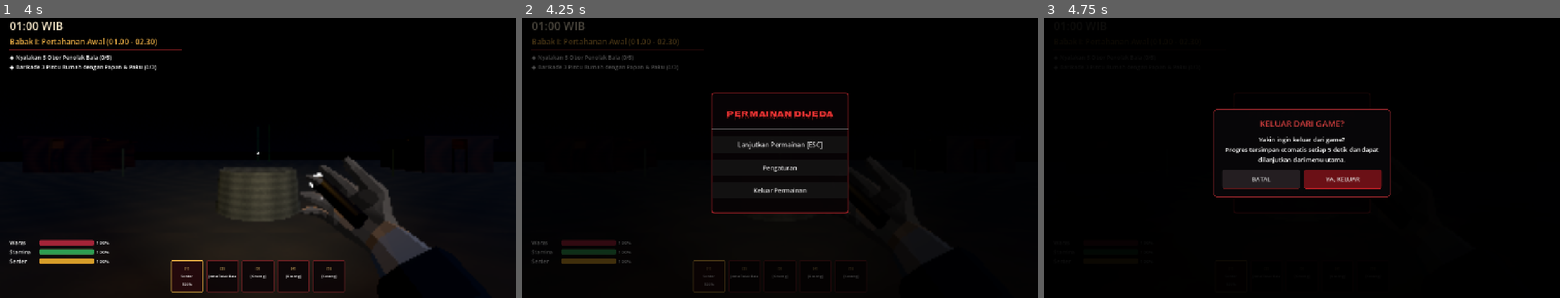
Above: before the commit, frames 1-3 (left to right).
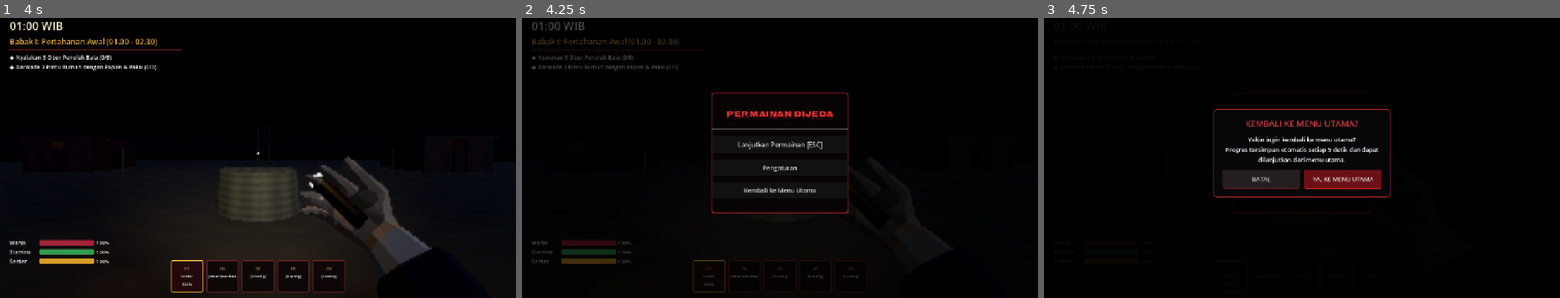
Above: after the commit, the same moments.

Repository: Reyofficial77/lampor
Game: Godot game, scene res://scenes/world/VillageMap.tscn
The game is run twice, just before and just after one commit, with the same random seed, the same clock (stepped at 60 frames per second) and the same inputs. This scene is started directly instead of the project's main scene. Sound files missing from this copy of the repository are replaced by a short silence.
Inputs (mouse positions are in pixels of both pictures, inside the frame that each line leads up to):
- Up to frame 1 (4 s): tap Enter (ui_accept) every 0.75 s from 0.5 to 3.5 s; move the mouse to (283, 152) at 0.52 s; hold G (drop_item) 0.53-1.28 s; hold W (move_forward) from 0.53 s (still down); click (283, 152) at 0.67 s; tap Space (jump) at 0.77, 1.52, 3.02, 3.77 s; move the mouse to (232, 155) at 1.27 s; tap F (flashlight) at 1.35 s; click (232, 155) at 1.42 s; move the mouse to (268, 146) at 2.02 s; hold E (interact) 2.03-2.78 s; click (268, 146) at 2.17 s; move the mouse to (252, 158) at 2.77 s; tap 1 (slot_1) at 2.85 s; click (252, 158) at 2.92 s; move the mouse to (294, 158) at 3.52 s; hold 2 (slot_2) from 3.53 s (still down); click (294, 158) at 3.67 s
- Up to frame 2 (4.25 s): keep holding W (move_forward); keep holding 2 (slot_2); tap Escape (pause) at 4.15 s
- Up to frame 3 (4.75 s): release W (move_forward) at 4.25 s; release 2 (slot_2) at 4.25 s; click "Keluar Permainan" (after the commit: "Kembali ke Menu Utama") at 4.25 s

Frame 1 is identical in both runs. In frame 2, 0.2% of the frame differs, in the area x 43-57%, y 60-63%; in frame 3, 0.7%, in the area x 39-64%, y 36-59%.

Commit message:
Version 1.2.5

Diff:
--- a/project.godot
+++ b/project.godot
@@ -16,7 +16,7 @@
 
 config/name="LAMPOR: Malam Jahanam"
 config/description="Indonesian Folklore Horror Survival Game built with Godot Engine 4"
-config/version="1.2.4"
+config/version="1.2.5"
 run/main_scene="res://scenes/ui/MainMenu.tscn"
 config/features=PackedStringArray("4.7", "Forward Plus")
 config/icon="res://assets/icons/lampor_android_192x192.png"
--- a/scenes/ui/HUD.tscn
+++ b/scenes/ui/HUD.tscn
@@ -649,4 +649,4 @@
 custom_minimum_size = Vector2(0, 40)
 layout_mode = 2
 theme_override_font_sizes/font_size = 15
-text = "Keluar Permainan"
+text = "Kembali ke Menu Utama"
--- a/scripts/autoload/UpdateManager.gd
+++ b/scripts/autoload/UpdateManager.gd
@@ -10,7 +10,7 @@
 const REPO_NAME: String = "lampor"
 const BRANCH: String = "main"
 const FULL_TREE_SYNC_VERSION: int = 1
-const BUILD_COMMIT: String = "ae503c1cbcf5cf7651fb87f215b21e9e5fc7171f"
+const BUILD_COMMIT: String = "d4431b9d4d2e4babb75fe61ac1564ef76af34c11"
 const API_URL: String = "https://api.github.com/repos/Reyofficial77/lampor/commits/main"
 const ATOM_URL: String = "https://github.com/Reyofficial77/lampor/commits/main.atom"
 const ARCHIVE_URL: String = "https://codeload.github.com/Reyofficial77/lampor/zip/"
@@ -26,7 +26,17 @@
 const AUTO_CHECK_INTERVAL_SEC: float = 300.0
 const REQUIRED_UPDATE_FILES: PackedStringArray = ["project.godot", "scripts/autoload/UpdateManager.gd", "FIX_NOTES.md"]
 
-const BUNDLED_FIX_NOTES: String = """# LAMPOR v1.2.4
+const BUNDLED_FIX_NOTES: String = """# LAMPOR v1.2.5
+
+## v1.2.5
+
+- **Perbaikan Tombol Keluar Menu Jeda (`Esc`) ke Main Menu**:
+  - Menghubungkan opsi keluar pada menu jeda (`PauseMenu`) ke `_on_main_menu_pressed()` sehingga pemain kembali ke Menu Utama dengan menyimpan progres aktif terlebih dahulu, alih-alih langsung menutup aplikasi game.
+  - Menekan `Esc` saat panel Pengaturan Jeda terbuka kini mengembalikan ke Menu Jeda terlebih dahulu.
+- **Perbaikan Scroll & Pengaturan Menu Utama**:
+  - Menambahkan dukungan scroll langsung (roda mouse, sentuh/swipe, dan klik-geser di area konten) pada menu **Pengaturan**, **Toko Item**, **Catatan Pembaruan**, dan **Pengaturan Jeda** tanpa harus menahan scrollbar.
+  - Memuat catatan pembaruan versi sebelumnya secara bertahap saat digulir agar pembukaan **Catatan Pembaruan** bebas freeze, merapikan jarak baris serta kode inline, dan memperbarui judul modal **Hak Cipta** menjadi `LAMPOR`.
+  - Menampilkan persentase pada slider **Volume** dan memastikan default kualitas grafik berada pada `Otomatis (Perangkat)`.
 
 ## v1.2.4
 
--- a/scripts/systems/HUD.gd
+++ b/scripts/systems/HUD.gd
@@ -59,6 +59,12 @@
 var pause_settings_panel: PanelContainer
 var pause_settings_container: CenterContainer
 var pause_settings_scroll: ScrollContainer
+var pause_graphics_option: OptionButton
+var _pause_drag_scrolling: bool = false
+var _pause_drag_start_y: float = 0.0
+var _pause_drag_last_y: float = 0.0
+var _pause_drag_moved: bool = false
+var _pause_drag_button: BaseButton = null
 var objective_texts: Dictionary = {}
 var mission_panel: PanelContainer
 var mission_title: Label
@@ -132,6 +138,7 @@
 
 	# Setup Pause buttons
 	resume_button.pressed.connect(toggle_pause)
+	exit_button.text = "Kembali ke Menu Utama"
 	exit_button.pressed.connect(_show_exit_confirm)
 	settings_button.text = "Pengaturan"
 	settings_button.pressed.connect(_open_pause_settings)
@@ -325,6 +332,10 @@
 				Input.mouse_mode = Input.MOUSE_MODE_VISIBLE
 			else:
 				Input.mouse_mode = Input.MOUSE_MODE_VISIBLE if _is_touch_device() else Input.MOUSE_MODE_CAPTURED
+		elif pause_settings_container and pause_settings_container.visible:
+			_pause_settings_container_hide()
+			pause_menu.get_node("Center").visible = true
+			Input.mouse_mode = Input.MOUSE_MODE_VISIBLE
 		elif barricade_dialog.visible:
 			_close_barricade_dialog()
 		elif inventory_overlay and inventory_overlay.visible:
@@ -416,6 +427,7 @@
 	_add_pause_slider(box, "Sensitivitas Kamera", SettingsManager.camera_sensitivity * 100.0, 25.0, 200.0, func(v: float) -> void: SettingsManager.set_camera_sensitivity(v / 100.0))
 	_add_pause_slider(box, "Kecerahan", SettingsManager.brightness * 100.0, 50.0, 150.0, func(v: float) -> void: SettingsManager.set_brightness(v / 100.0))
 	var quality := OptionButton.new()
+	pause_graphics_option = quality
 	quality.add_item("Grafik: Otomatis (Perangkat)")
 	quality.add_item("Grafik: Low")
 	quality.add_item("Grafik: Medium")
@@ -520,8 +532,11 @@
 		_finish_mobile_editor()
 	if desktop_hint_panel:
 		desktop_hint_panel.visible = false
+	if exit_confirm_overlay:
+		exit_confirm_overlay.visible = false
 	barricade_dialog.visible = false
 	get_tree().paused = false
+	Input.mouse_mode = Input.MOUSE_MODE_VISIBLE
 	GameManager.current_state = GameManager.GameState.MENU
 	get_tree().change_scene_to_file("res://scenes/ui/MainMenu.tscn")
 
@@ -723,13 +738,13 @@
 	box.add_theme_constant_override("separation", 14)
 	exit_panel.add_child(box)
 	var title := Label.new()
-	title.text = "KELUAR DARI GAME?"
+	title.text = "KEMBALI KE MENU UTAMA?"
 	title.horizontal_alignment = HORIZONTAL_ALIGNMENT_CENTER
 	title.add_theme_font_size_override("font_size", 21)
 	title.add_theme_color_override("font_color", Color(0.85, 0.25, 0.25, 1.0))
 	box.add_child(title)
 	var message := Label.new()
-	message.text = "Yakin ingin keluar dari game?\nProgres tersimpan otomatis setiap 5 detik dan dapat dilanjutkan dari menu utama."
+	message.text = "Yakin ingin kembali ke menu utama?\nProgres tersimpan otomatis setiap 5 detik dan dapat dilanjutkan dari menu utama."
 	message.horizontal_alignment = HORIZONTAL_ALIGNMENT_CENTER
 	message.autowrap_mode = TextServer.AUTOWRAP_WORD_SMART
 	message.add_theme_font_size_override("font_size", 15)
@@ -746,11 +761,8 @@
 			Input.mouse_mode = Input.MOUSE_MODE_VISIBLE if _is_touch_device() else Input.MOUSE_MODE_CAPTURED
 	)
 	buttons.add_child(cancel)
-	var confirm := _make_exit_button("YA, KELUAR", true)
-	confirm.pressed.connect(func() -> void:
-		GameManager.save_active_run()
-		get_tree().quit()
-	)
+	var confirm := _make_exit_button("YA, KE MENU UTAMA", true)
+	confirm.pressed.connect(_on_main_menu_pressed)
 	buttons.add_child(confirm)
 
 func _show_exit_confirm() -> void:
@@ -1014,6 +1026,12 @@
 	if mobile_editor_active:
 		_handle_mobile_editor_input(event)
 		return
+	if pause_settings_container and pause_settings_container.visible and pause_settings_scroll:
+		if _handle_pause_settings_scroll_input(event):
+			return
+	_pause_drag_scrolling = false
+	_pause_drag_moved = false
+	_pause_drag_button = null
 	if not touch_controls_enabled or get_tree().paused or GameManager.current_state != GameManager.GameState.PLAYING:
 		return
 	if event is InputEventScreenTouch:
@@ -1044,6 +1062,54 @@
 			var player: PlayerController = GameManager.player_character as PlayerController
 			if player:
 				player.apply_touch_look(drag.relative)
+
+func _handle_pause_settings_scroll_input(event: InputEvent) -> bool:
+	if event is InputEventMouseButton:
+		var mb := event as InputEventMouseButton
+		if (mb.button_index == MOUSE_BUTTON_WHEEL_UP or mb.button_index == MOUSE_BUTTON_WHEEL_DOWN) and mb.pressed:
+			if pause_graphics_option and pause_graphics_option.get_popup().visible:
+				return false
+			if pause_settings_scroll.get_global_rect().has_point(mb.position):
+				var step: int = -48 if mb.button_index == MOUSE_BUTTON_WHEEL_UP else 48
+				pause_settings_scroll.scroll_vertical = maxi(0, pause_settings_scroll.scroll_vertical + step)
+				get_viewport().set_input_as_handled()
+				return true
+		elif mb.button_index == MOUSE_BUTTON_LEFT:
+			if mb.pressed and pause_settings_scroll.get_global_rect().has_point(mb.position):
+				var hovered: Control = get_viewport().gui_get_hovered_control()
+				if hovered is HSlider or hovered is VScrollBar or hovered is HScrollBar or hovered is LineEdit or hovered is TextEdit or hovered is OptionButton:
+					return false
+				_pause_drag_scrolling = true
+				_pause_drag_start_y = mb.position.y
+				_pause_drag_last_y = mb.position.y
+				_pause_drag_moved = false
+				_pause_drag_button = hovered as BaseButton
+				return false
+			elif not mb.pressed and _pause_drag_scrolling:
+				var was_dragged: bool = _pause_drag_moved
+				_pause_drag_scrolling = false
+				_pause_drag_moved = false
+				_pause_drag_button = null
+				if was_dragged:
+					get_viewport().set_input_as_handled()
+					return true
+	elif event is InputEventMouseMotion and _pause_drag_scrolling:
+		var mm := event as InputEventMouseMotion
+		if not _pause_drag_moved and absf(mm.position.y - _pause_drag_start_y) > 8.0:
+			_pause_drag_moved = true
+			if is_instance_valid(_pause_drag_button):
+				var was_disabled: bool = _pause_drag_button.disabled
+				_pause_drag_button.disabled = true
+				_pause_drag_button.disabled = was_disabled
+				_pause_drag_button = null
+		if _pause_drag_moved:
+			var delta_y: float = mm.position.y - _pause_drag_last_y
+			pause_settings_scroll.scroll_vertical = maxi(0, pause_settings_scroll.scroll_vertical - int(round(delta_y)))
+			get_viewport().set_input_as_handled()
+			_pause_drag_last_y = mm.position.y
+			return true
+		_pause_drag_last_y = mm.position.y
+	return false
 
 func _handle_mobile_editor_input(event: InputEvent) -> void:
 	if event is InputEventScreenTouch:
--- a/scripts/systems/MainMenu.gd
+++ b/scripts/systems/MainMenu.gd
@@ -1,7 +1,7 @@
 class_name MainMenu
 extends Control
 
-const GAME_VERSION: String = "v1.2.4"
+const GAME_VERSION: String = "v1.2.5"
 const HORROR_TITLE_FONT: Font = preload("res://assets/fonts/HorrorTitle.ttf")
 const ACCENT: Color = Color(0.76, 0.10, 0.12, 1.0)
 const ACCENT_GOLD: Color = Color(0.84, 0.68, 0.34, 1.0)
@@ -48,8 +48,11 @@
 var fix_notes_sections: Array[String] = []
 var fix_notes_loaded_sections: int = 0
 var fix_notes_rendered_markdown: String = ""
-var _fix_notes_dragging: bool = false
-var _fix_notes_drag_last_y: float = 0.0
+var _active_drag_scroll: ScrollContainer = null
+var _drag_start_y: float = 0.0
+var _drag_last_y: float = 0.0
+var _drag_moved: bool = false
+var _drag_pressed_button: BaseButton = null
 var _rx_table_sep: RegEx
 var _rx_numbered: RegEx
 var _rx_inline_code: RegEx
@@ -64,12 +67,14 @@
 var volume_slider: HSlider
 var fullscreen_button: Button
 var settings_scroll: ScrollContainer
+var shop_scroll: ScrollContainer
 var mouse_sensitivity_slider: HSlider
 var camera_sensitivity_slider: HSlider
 var brightness_slider: HSlider
 var mouse_sensitivity_value: Label
 var camera_sensitivity_value: Label
 var brightness_value: Label
+var volume_value: Label
 var graphics_option: OptionButton
 
 func _ready() -> void:
@@ -317,24 +322,19 @@
 	settings_scroll.size_flags_vertical = Control.SIZE_EXPAND_FILL
 	settings_scroll.horizontal_scroll_mode = ScrollContainer.SCROLL_MODE_DISABLED
 	body.add_child(settings_scroll)
+	var settings_margin := MarginContainer.new()
+	settings_margin.size_flags_horizontal = Control.SIZE_EXPAND_FILL
+	settings_margin.mouse_filter = Control.MOUSE_FILTER_PASS
+	settings_margin.add_theme_constant_override("margin_right", 12)
+	settings_scroll.add_child(settings_margin)
 	var content := VBoxContainer.new()
 	content.size_flags_horizontal = Control.SIZE_EXPAND_FILL
+	content.mouse_filter = Control.MOUSE_FILTER_PASS
 	content.add_theme_constant_override("separation", 10)
-	settings_scroll.add_child(content)
-
-	var audio_row := HBoxContainer.new()
-	var sound_label := _make_label("Volume", 13, TEXT_MAIN, HORIZONTAL_ALIGNMENT_LEFT)
-	sound_label.custom_minimum_size.x = 132.0
-	audio_row.add_child(sound_label)
-	volume_slider = HSlider.new()
-	volume_slider.min_value = 0.0
-	volume_slider.max_value = 100.0
-	volume_slider.step = 1.0
-	volume_slider.size_flags_horizontal = Control.SIZE_EXPAND_FILL
-	volume_slider.value = clampf(db_to_linear(AudioServer.get_bus_volume_db(0)) * 100.0, 0.0, 100.0)
-	volume_slider.value_changed.connect(_on_volume_changed)
-	audio_row.add_child(volume_slider)
-	content.add_child(audio_row)
+	settings_margin.add_child(content)
+
+	var initial_volume: float = clampf(db_to_linear(AudioServer.get_bus_volume_db(0)) * 100.0, 0.0, 100.0)
+	volume_slider = _add_slider_setting(content, "Volume", initial_volume, 0.0, 100.0, 1.0, _on_volume_changed)
 
 	mouse_sensitivity_slider = _add_slider_setting(content, "Sensitivitas Mouse", SettingsManager.mouse_sensitivity * 100.0, 25.0, 200.0, 5.0, _on_mouse_sensitivity_changed)
 	camera_sensitivity_slider = _add_slider_setting(content, "Sensitivitas Kamera", SettingsManager.camera_sensitivity * 100.0, 25.0, 200.0, 5.0, _on_camera_sensitivity_changed)
@@ -358,6 +358,7 @@
 		"low": graphics_option.select(1)
 		"medium": graphics_option.select(2)
 		"high": graphics_option.select(3)
+		_: graphics_option.select(0)
 	graphics_option.item_selected.connect(_on_graphics_quality_selected)
 	graphics_row.add_child(graphics_option)
 	content.add_child(graphics_row)
@@ -417,6 +418,7 @@
 
 func _add_slider_setting(parent: VBoxContainer, title_text: String, initial_value: float, min_value: float, max_value: float, step_value: float, callback: Callable) -> HSlider:
 	var row := HBoxContainer.new()
+	row.mouse_filter = Control.MOUSE_FILTER_PASS
 	var title := _make_label(title_text, 13, TEXT_MAIN, HORIZONTAL_ALIGNMENT_LEFT)
 	title.custom_minimum_size.x = 132.0
 	row.add_child(title)
@@ -431,7 +433,9 @@
 	row.add_child(slider)
 	row.add_child(value_label)
 	parent.add_child(row)
-	if title_text == "Sensitivitas Mouse":
+	if title_text == "Volume":
+		volume_value = value_label
+	elif title_text == "Sensitivitas Mouse":
 		mouse_sensitivity_value = value_label
 	elif title_text == "Sensitivitas Kamera":
 		camera_sensitivity_value = value_label
@@ -447,14 +451,21 @@
 	var body: VBoxContainer = modal["body"] as VBoxContainer
 	shop_balance_label = _make_label("Koin Emas: %d" % GameManager.coins, 15, Color(0.9, 0.76, 0.42, 1.0), HORIZONTAL_ALIGNMENT_CENTER)
 	body.add_child(shop_balance_label)
-	var scroll := ScrollContainer.new()
-	scroll.custom_minimum_size = Vector2(0.0, 270.0)
-	scroll.horizontal_scroll_mode = ScrollContainer.SCROLL_MODE_DISABLED
-	body.add_child(scroll)
+	shop_scroll = ScrollContainer.new()
+	shop_scroll.custom_minimum_size = Vector2(0.0, 270.0)
+	shop_scroll.size_flags_vertical = Control.SIZE_EXPAND_FILL
+	shop_scroll.horizontal_scroll_mode = ScrollContainer.SCROLL_MODE_DISABLED
+	body.add_child(shop_scroll)
+	var shop_margin := MarginContainer.new()
+	shop_margin.size_flags_horizontal = Control.SIZE_EXPAND_FILL
+	shop_margin.mouse_filter = Control.MOUSE_FILTER_PASS
+	shop_margin.add_theme_constant_override("margin_right", 12)
+	shop_scroll.add_child(shop_margin)
 	var offers := VBoxContainer.new()
 	offers.size_flags_horizontal = Control.SIZE_EXPAND_FILL
+	offers.mouse_filter = Control.MOUSE_FILTER_PASS
 	offers.add_theme_constant_override("separation", 8)
-	scroll.add_child(offers)
+	shop_margin.add_child(offers)
 	_add_shop_offer(offers, "Jamu Tolak Bala x1", "Memulihkan 45 kewarasan dan seluruh stamina.", "30 koin", "jamu", 1)
 	_add_shop_offer(offers, "Jamu Tolak Bala x3", "Persediaan jamu untuk tiga kali pemakaian.", "90 koin", "jamu", 3)
 	_add_shop_offer(offers, "Baterai Senter x1", "Mengisi ulang 50% daya senter saat digunakan.", "20 koin", "baterai", 1)
@@ -470,15 +481,18 @@
 
 func _add_shop_offer(parent: VBoxContainer, title_text: String, description: String, price_text: String, item_id: String, quantity: int) -> void:
 	var offer := PanelContainer.new()
+	offer.mouse_filter = Control.MOUSE_FILTER_PASS
 	offer.add_theme_stylebox_override("panel", _panel_style())
 	parent.add_child(offer)
 	var margin := MarginContainer.new()
+	margin.mouse_filter = Control.MOUSE_FILTER_PASS
 	for side in ["left", "right"]:
 		margin.add_theme_constant_override("margin_" + side, 10)
 	for side in ["top", "bottom"]:
 		margin.add_theme_constant_override("margin_" + side, 8)
 	offer.add_child(margin)
 	var column := VBoxContainer.new()
+	column.mouse_filter = Control.MOUSE_FILTER_PASS
 	column.add_theme_constant_override("separation", 5)
 	margin.add_child(column)
 	var heading := _make_label(title_text, 14, TEXT_MAIN, HORIZONTAL_ALIGNMENT_LEFT)
@@ -653,7 +667,6 @@
 	fix_notes_scroll.size_flags_vertical = Control.SIZE_EXPAND_FILL
 	fix_notes_scroll.horizontal_scroll_mode = ScrollContainer.SCROLL_MODE_DISABLED
 	fix_notes_scroll.mouse_filter = Control.MOUSE_FILTER_STOP
-	fix_notes_scroll.gui_input.connect(_on_fix_notes_scroll_gui_input)
 	fix_notes_scroll.get_v_scroll_bar().value_changed.connect(_on_fix_notes_scroll_value_changed)
 	body.add_child(fix_notes_scroll)
 	var notes_margin := MarginContainer.new()
@@ -773,26 +786,74 @@
 	if vbar and (vbar.value + fix_notes_scroll.size.y >= vbar.max_value - 120.0):
 		_load_next_fix_notes_section()
 
-func _on_fix_notes_scroll_gui_input(event: InputEvent) -> void:
-	if fix_notes_scroll == null:
+func _get_active_scroll_container() -> ScrollContainer:
+	if fix_notes_overlay and fix_notes_overlay.visible and fix_notes_scroll:
+		return fix_notes_scroll
+	if settings_overlay and settings_overlay.visible and settings_scroll:
+		return settings_scroll
+	if shop_overlay and shop_overlay.visible and shop_scroll:
+		return shop_scroll
+	return null
+
+func _is_scroll_drag_blocked_control(control: Control) -> bool:
+	return control is HSlider or control is VScrollBar or control is HScrollBar or control is LineEdit or control is TextEdit or control is OptionButton
+
+func _input(event: InputEvent) -> void:
+	var active_scroll: ScrollContainer = _get_active_scroll_container()
+	if active_scroll == null:
+		_active_drag_scroll = null
+		_drag_moved = false
+		_drag_pressed_button = null
 		return
-	var vbar: VScrollBar = fix_notes_scroll.get_v_scroll_bar()
+	var vbar: VScrollBar = active_scroll.get_v_scroll_bar()
 	if event is InputEventMouseButton:
 		var mb := event as InputEventMouseButton
-		if mb.button_index == MOUSE_BUTTON_WHEEL_DOWN and mb.pressed:
-			if fix_notes_loaded_sections < fix_notes_sections.size() and vbar and vbar.max_value <= fix_notes_scroll.size.y + 8.0:
-				_load_next_fix_notes_section()
+		if (mb.button_index == MOUSE_BUTTON_WHEEL_UP or mb.button_index == MOUSE_BUTTON_WHEEL_DOWN) and mb.pressed:
+			if graphics_option and graphics_option.get_popup().visible:
+				return
+			if active_scroll.get_global_rect().has_point(mb.position):
+				var step: int = -48 if mb.button_index == MOUSE_BUTTON_WHEEL_UP else 48
+				active_scroll.scroll_vertical = maxi(0, active_scroll.scroll_vertical + step)
+				if active_scroll == fix_notes_scroll and mb.button_index == MOUSE_BUTTON_WHEEL_DOWN:
+					if fix_notes_loaded_sections < fix_notes_sections.size() and vbar and vbar.max_value <= fix_notes_scroll.size.y + 8.0:
+						_load_next_fix_notes_section()
+				get_viewport().set_input_as_handled()
 		elif mb.button_index == MOUSE_BUTTON_LEFT:
-			_fix_notes_dragging = mb.pressed
-			_fix_notes_drag_last_y = mb.position.y
-	elif event is InputEventMouseMotion and _fix_notes_dragging:
+			if mb.pressed:
+				if active_scroll.get_global_rect().has_point(mb.position):
+					var hovered: Control = get_viewport().gui_get_hovered_control()
+					if _is_scroll_drag_blocked_control(hovered):
+						return
+					_active_drag_scroll = active_scroll
+					_drag_start_y = mb.position.y
+					_drag_last_y = mb.position.y
+					_drag_moved = false
+					_drag_pressed_button = hovered as BaseButton
+			elif _active_drag_scroll != null:
+				var was_dragged: bool = _drag_moved
+				_active_drag_scroll = null
+				_drag_moved = false
+				_drag_pressed_button = null
+				if was_dragged:
+					get_viewport().set_input_as_handled()
+	elif event is InputEventMouseMotion and _active_drag_scroll != null:
 		var mm := event as InputEventMouseMotion
-		var delta_y: float = mm.position.y - _fix_notes_drag_last_y
-		_fix_notes_drag_last_y = mm.position.y
-		fix_notes_scroll.scroll_vertical = maxi(0, fix_notes_scroll.scroll_vertical - int(round(delta_y)))
-		if delta_y < -2.0 and fix_notes_loaded_sections < fix_notes_sections.size() and vbar and vbar.max_value <= fix_notes_scroll.size.y + 8.0:
-			_load_next_fix_notes_section()
-	elif event is InputEventScreenDrag:
+		if not _drag_moved and absf(mm.position.y - _drag_start_y) > 8.0:
+			_drag_moved = true
+			if is_instance_valid(_drag_pressed_button):
+				var was_disabled: bool = _drag_pressed_button.disabled
+				_drag_pressed_button.disabled = true
+				_drag_pressed_button.disabled = was_disabled
+				_drag_pressed_button = null
+		if _drag_moved:
+			var delta_y: float = mm.position.y - _drag_last_y
+			_active_drag_scroll.scroll_vertical = maxi(0, _active_drag_scroll.scroll_vertical - int(round(delta_y)))
+			if _active_drag_scroll == fix_notes_scroll and delta_y < -2.0:
+				if fix_notes_loaded_sections < fix_notes_sections.size() and vbar and vbar.max_value <= fix_notes_scroll.size.y + 8.0:
+					_load_next_fix_notes_section()
+			get_viewport().set_input_as_handled()
+		_drag_last_y = mm.position.y
+	elif event is InputEventScreenDrag and active_scroll == fix_notes_scroll:
 		var sd := event as InputEventScreenDrag
 		if sd.relative.y < -2.0 and fix_notes_loaded_sections < fix_notes_sections.size() and vbar and vbar.max_value <= fix_notes_scroll.size.y + 8.0:
 			_load_next_fix_notes_section()
@@ -1152,6 +1213,8 @@
 			panel.custom_minimum_size = Vector2(maxf(280.0, minf(520.0, view_size.x - 28.0)), panel.custom_minimum_size.y)
 	if settings_scroll:
 		settings_scroll.custom_minimum_size.y = maxf(120.0, minf(290.0, view_size.y - 310.0))
+	if shop_scroll:
+		shop_scroll.custom_minimum_size.y = maxf(140.0, minf(310.0, view_size.y - 290.0))
 	if fix_notes_scroll:
 		fix_notes_scroll.custom_minimum_size.y = maxf(170.0, minf(460.0, view_size.y - 210.0))
 	if horror_backdrop:
@@ -1169,6 +1232,8 @@
 		nightmare_lock_label.add_theme_color_override("font_color", TEXT_MUTED)
 
 func _on_volume_changed(value: float) -> void:
+	if volume_value:
+		volume_value.text = "%d%%" % int(round(value))
 	var bus_index: int = AudioServer.get_bus_index("Master")
 	if bus_index < 0:
 		return
Not shown, changed: FIX_NOTES.md
